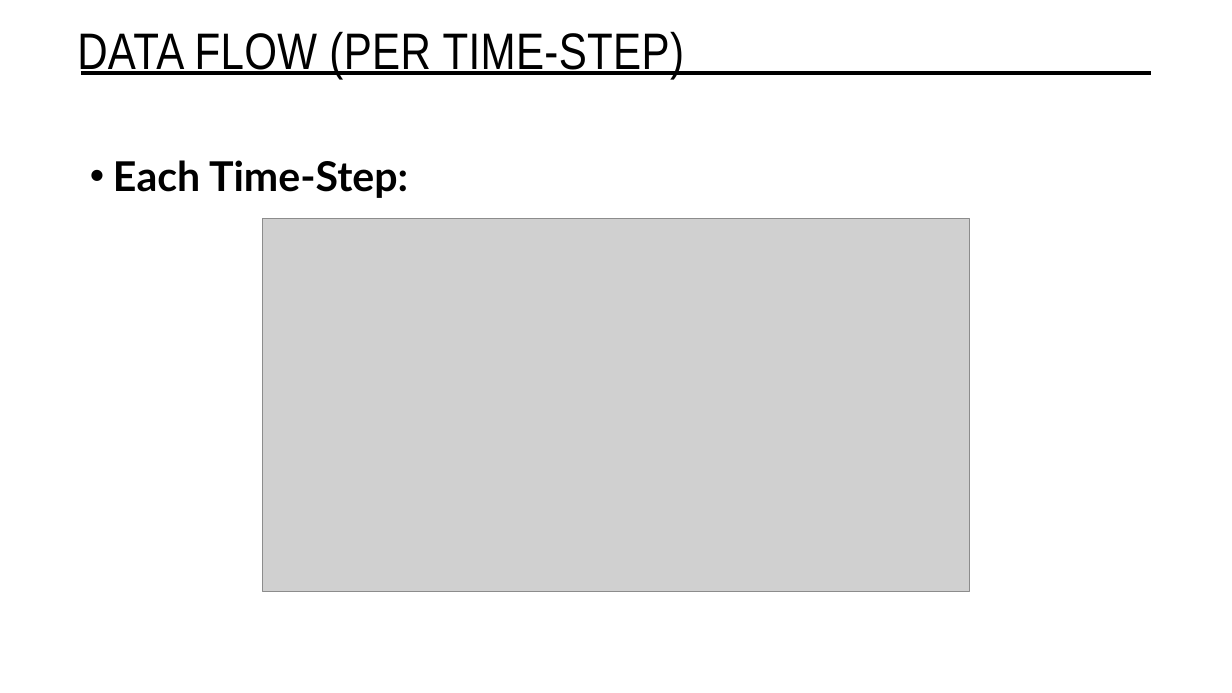
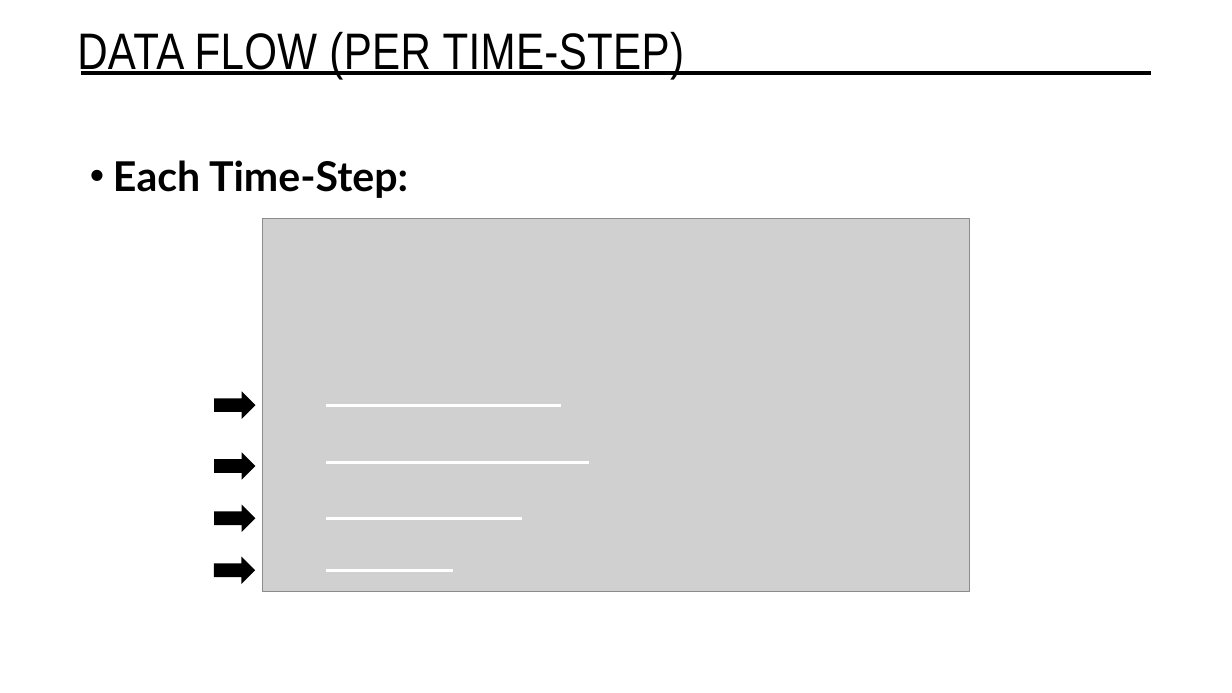
Before and after one commit to matthew9755123/N-Body_Sim, a slide deck: slide 6 of N-Body Simulator.pptx. Drawn at 1232x693 pixels with LibreOffice and Linux fonts; fonts in the diff are those of the drawing; grey boxes stand for pictures. Boxes give left, top, right and bottom in pixels: in the first picture for what was removed or moved away, otherwise in the second. Text is boxed around its words. In the diff, an @@ line names an element or a change of style, - is before the commit and + after.

```diff
--- a/N-Body Simulator.pptx
+++ b/N-Body Simulator.pptx
@@ right arrow added at [214,392,256,420], fill #000000 @@
@@ line added from (326, 406) to (561, 406), #FFFFFF 2.25 pt @@
@@ right arrow added at [214,452,256,480], fill #000000 @@
@@ line added from (326, 463) to (590, 463), #FFFFFF 2.25 pt @@
@@ right arrow added at [214,505,256,532], fill #000000 @@
@@ line added from (326, 518) to (522, 518), #FFFFFF 2.25 pt @@
@@ right arrow added at [213,556,255,584], fill #000000 @@
@@ line added from (326, 570) to (453, 570), #FFFFFF 2.25 pt @@
```
Also in this commit, not shown: 4 other slides changed, 21 other files.
